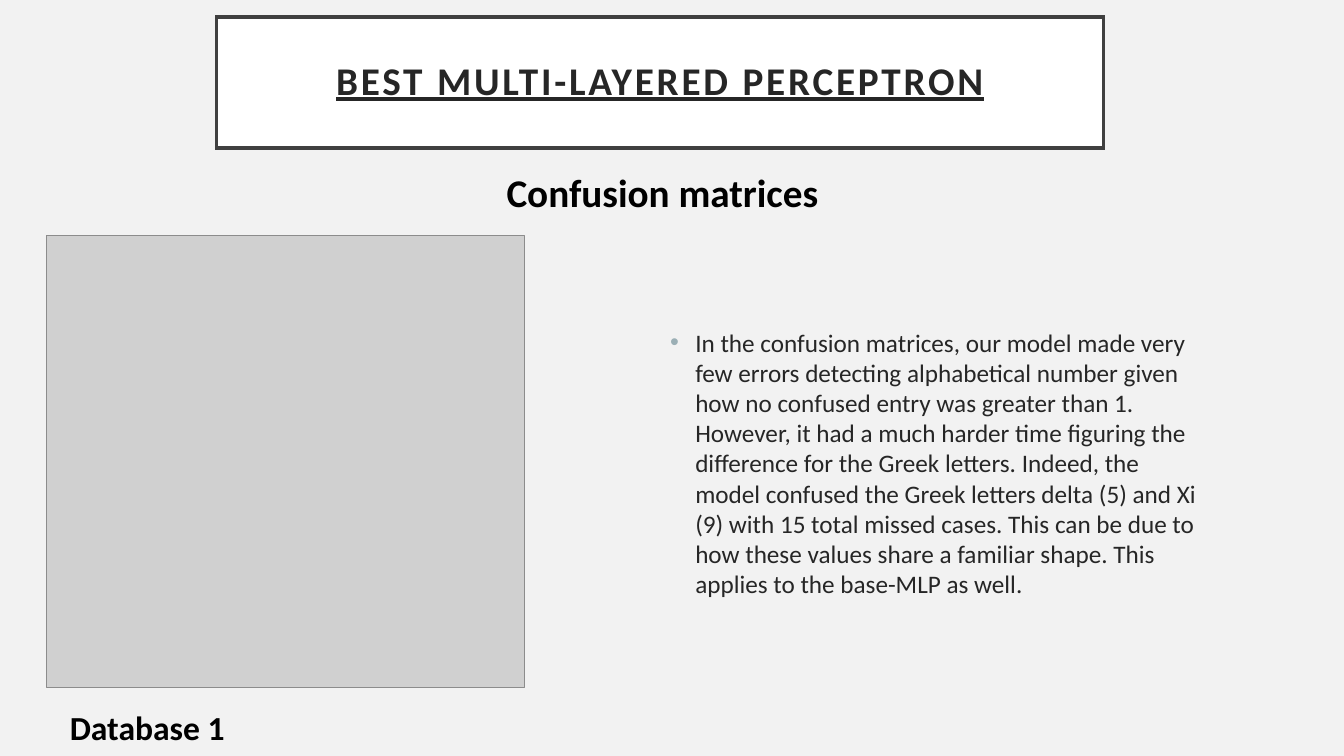
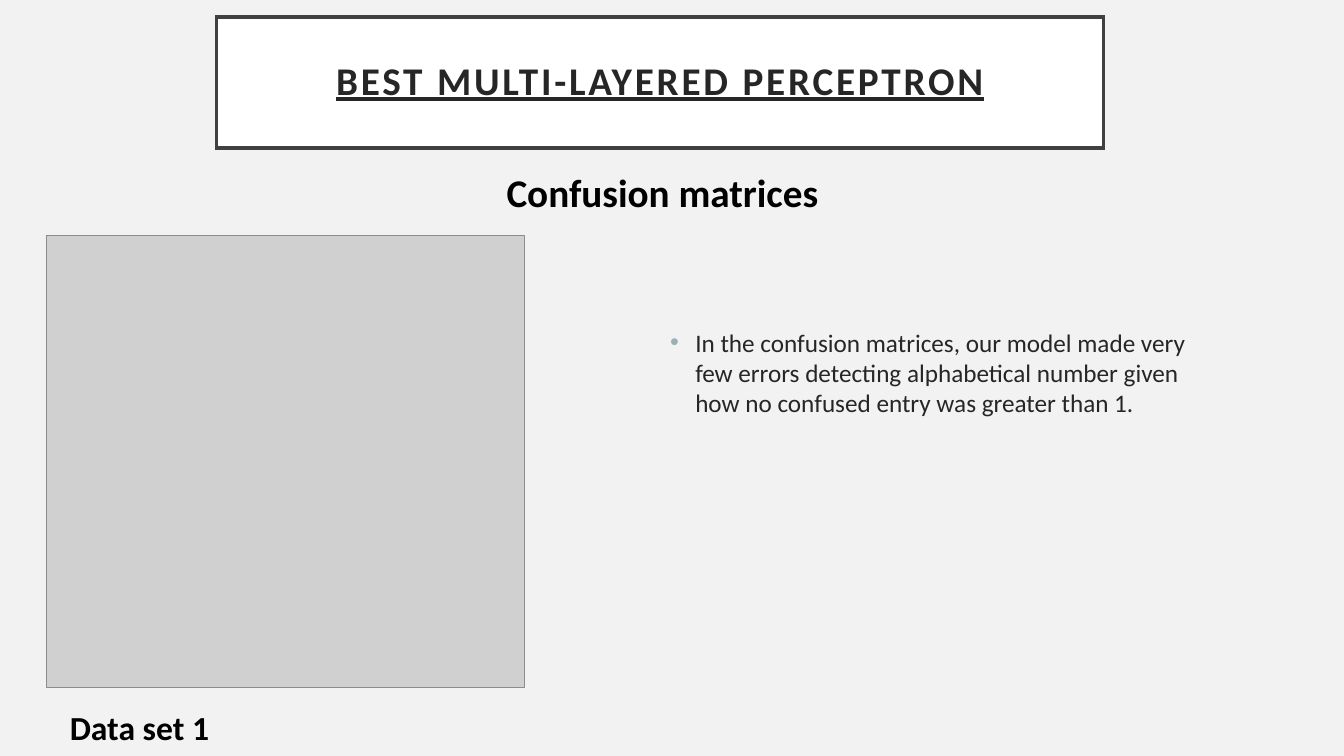
Before and after one commit to patnunes/COMP472, a slide deck: slide 15 of Result_Analysis.pptx. Drawn at 1344x756 pixels with LibreOffice and Linux fonts; fonts in the diff are those of the drawing; grey boxes stand for pictures. Boxes give left, top, right and bottom in pixels: in the first picture for what was removed or moved away, otherwise in the second. Text is boxed around its words. In the diff, an @@ line names an element or a change of style, - is before the commit and + after.

```diff
--- a/Result_Analysis.pptx
+++ b/Result_Analysis.pptx
@@ text at [695, 334, 1185, 417]: text changed @@
-• In the confusion matrices, our model made very few errors detecting alphabetical number given how no confused entry was greater than 1. However, it had a much harder time figuring the difference for the Greek letters. Indeed, the model confused the Greek letters delta (5) and Xi (9) with 15 total missed cases. This can be due to how these values share a familiar shape. This applies to the base-MLP as well.
+• In the confusion matrices, our model made very few errors detecting alphabetical number given how no confused entry was greater than 1.
@@ text at [70, 718, 209, 741]: text changed @@
-Database 1
+Data set 1
```
Also in this commit, not shown: 14 other slides changed, 2 other files.
